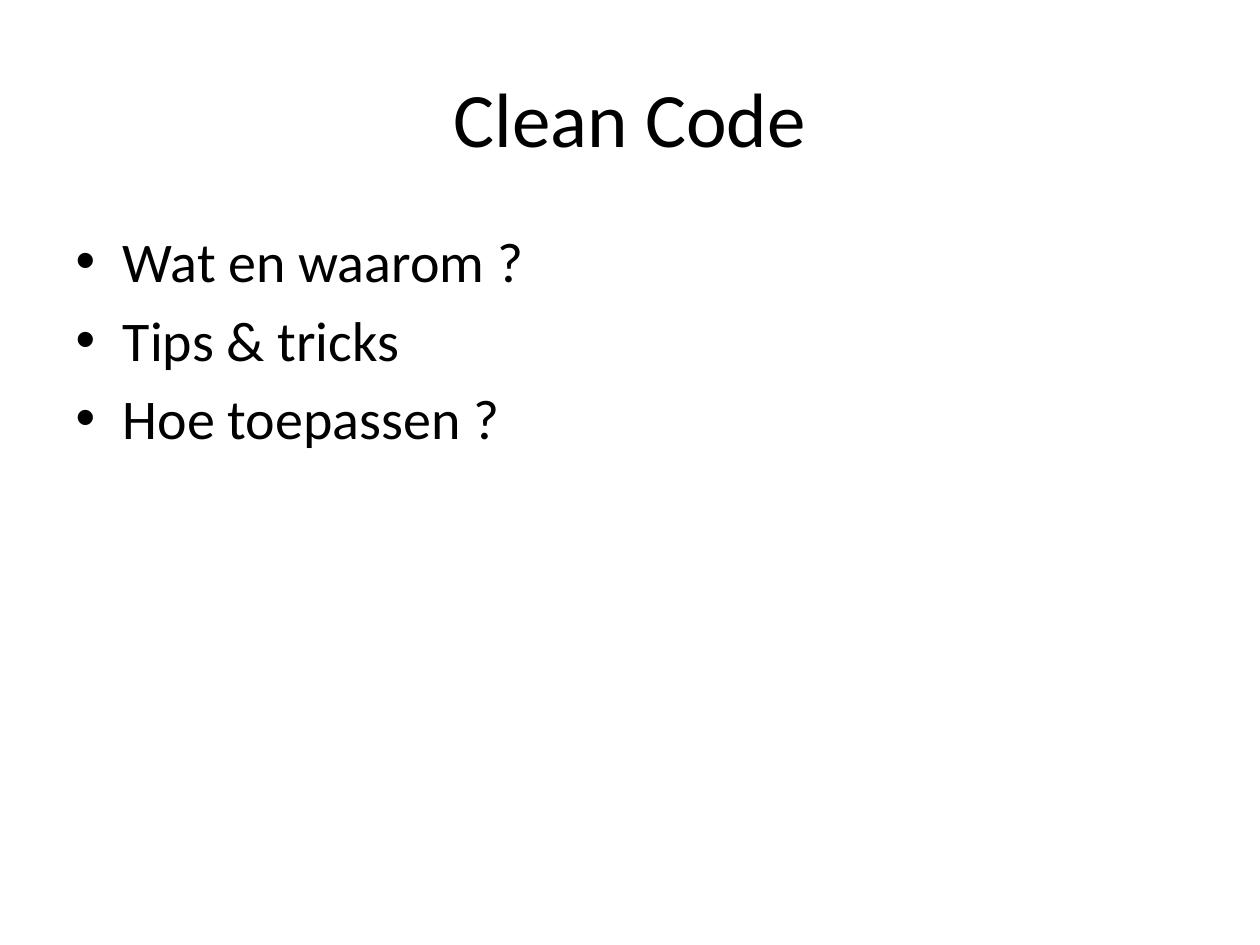
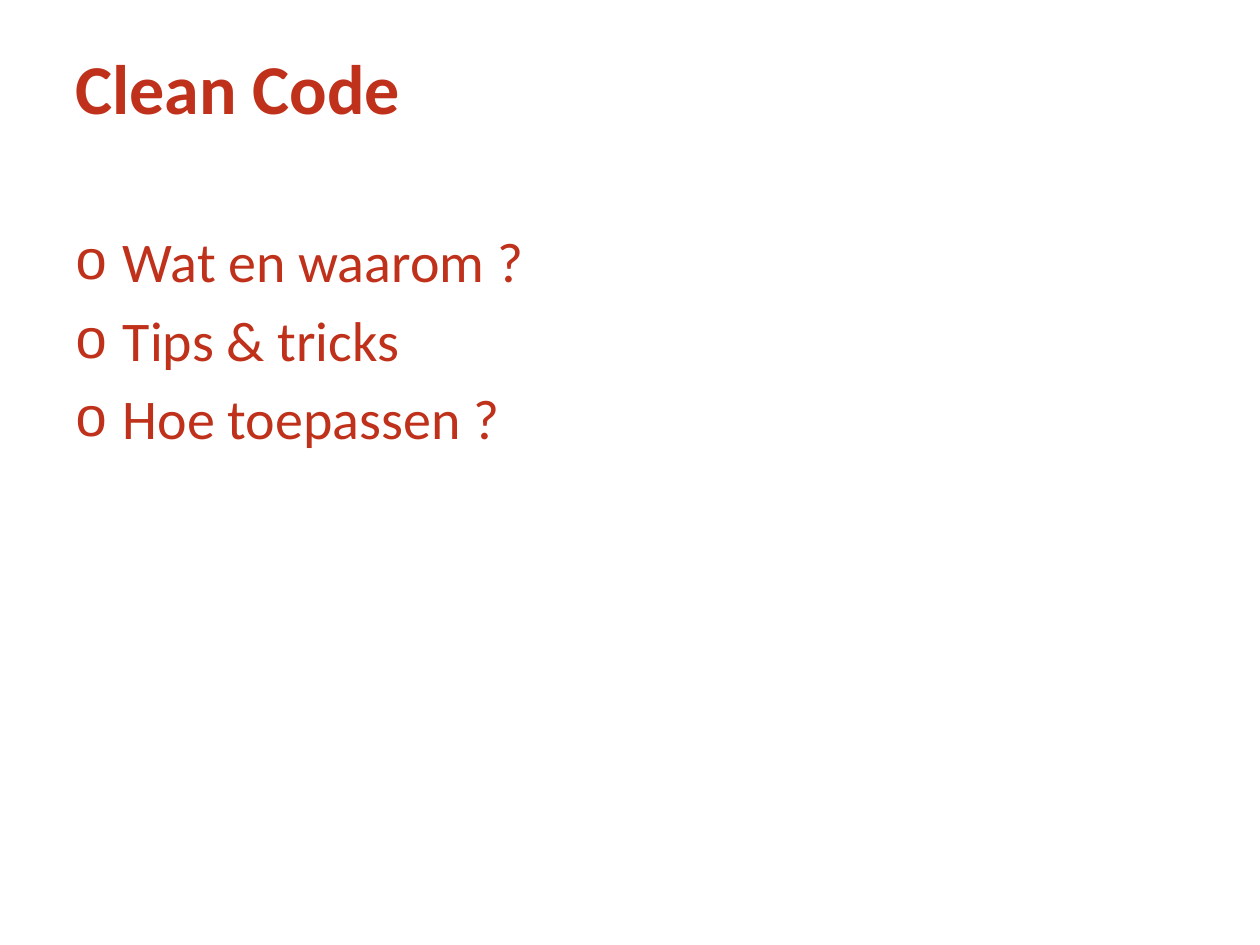
Before and after one commit to WineBewes/CleanCode, a slide deck: slide 2 of Clean Code.pptx. Drawn at 1260x945 pixels with LibreOffice and Linux fonts; fonts in the diff are those of the drawing; background and template pictures are left out. Boxes give left, top, right and bottom in pixels: in the first picture for what was removed or moved away, otherwise in the second. Text is boxed around its words. In the diff, an @@ line names an element or a change of style, - is before the commit and + after.

```diff
--- a/Clean Code.pptx
+++ b/Clean Code.pptx
@@ title "Clean Code" at (76, 65, 400, 115): size 44 to 40 pt, text colour #000000 to #BF311A, bold on; alignment centre to left; vertical alignment middle to top @@
@@ text "Wat en waarom ?" at (123, 246, 484, 448): text colour #000000 to #BF311A; bullet • to o @@
```
Also in this commit, not shown: 19 other slides changed.
